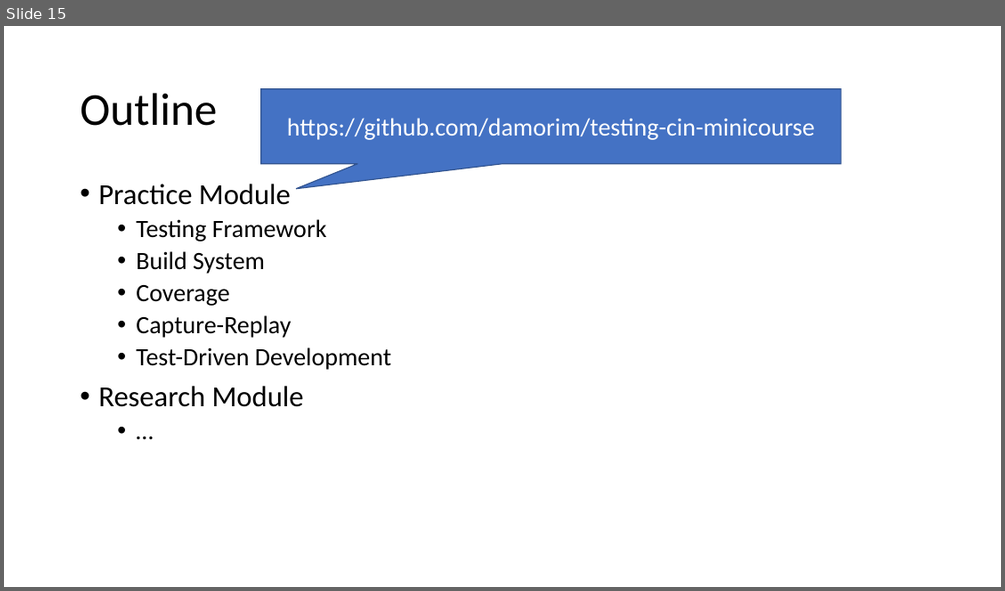
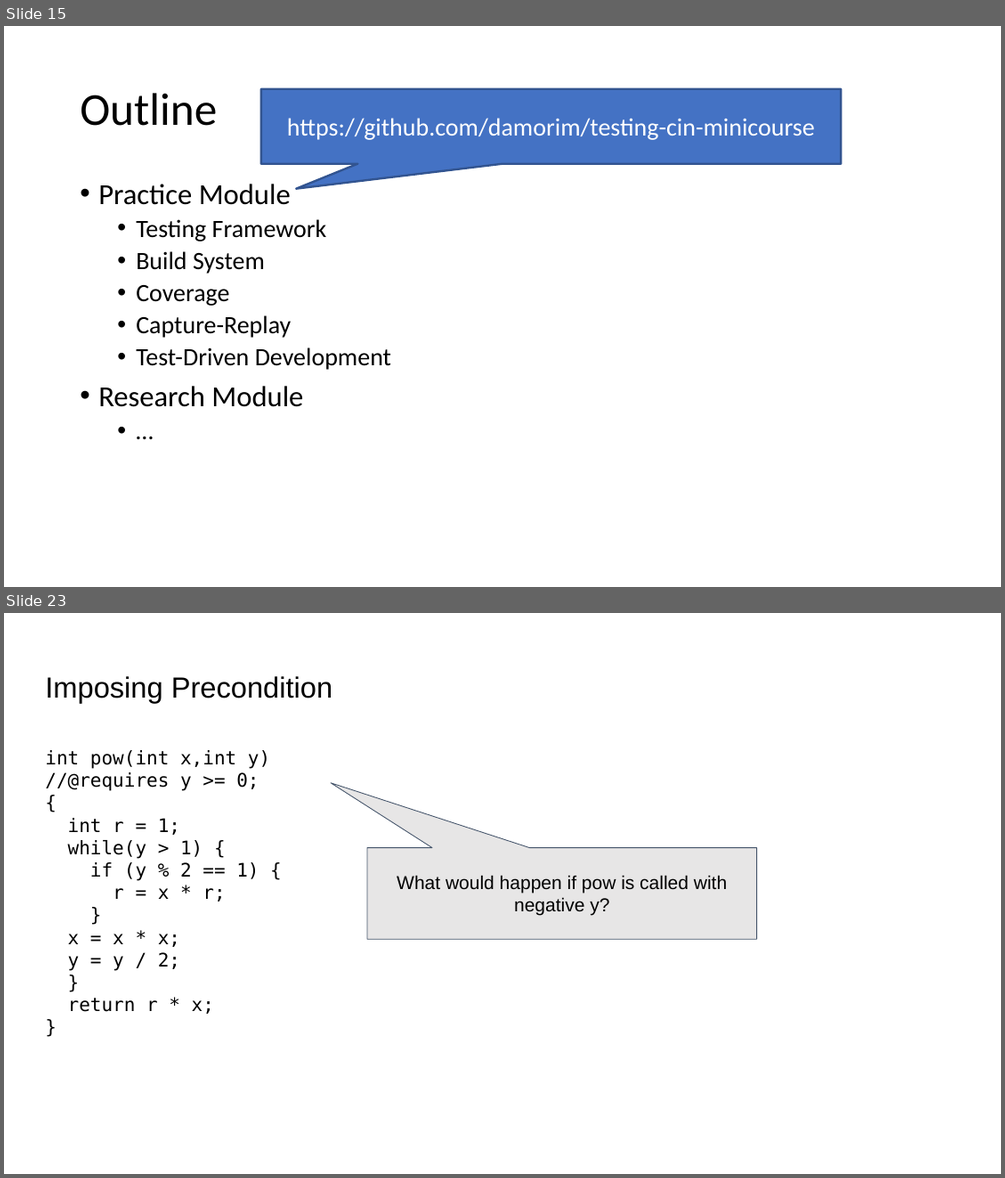
Before and after one commit to damorim/testing-cin-minicourse, a slide deck: testing-minicourse.pptx. Shown one above the other, each under a label of ours: slide 15 before the commit, slides 15 and 23 after it; the slides between them are not shown. The pictures are 1005x591 and 1005x1178 pixels, drawn with LibreOffice and Linux fonts; fonts in the diff are those of the drawing. Boxes give left, top, right and bottom in pixels: in the first picture for what was removed or moved away, otherwise in the second. Text is boxed around its words. In the diff, an @@ line names an element or a change of style, - is before the commit and + after.

```diff
--- a/testing-minicourse.pptx
+++ b/testing-minicourse.pptx
@@ slide 23 added at <box>4,613,1001,1174</box>, background #FFFFFF @@
@@ text added at <box>45,676,332,703</box>, 28 pt, text #000000 @@
+Imposing Precondition
@@ text added at <box>45,750,270,1013</box>, 18 pt, text #000000 @@
+int pow(int x,int y)
+//@requires y >= 0;
+{
+int r = 1;
+while(y > 1) {
+if (y % 2 == 1) {
+r = x * r;
+}
+x = x * x;
+y = y / 2;
+}
+return r * x;
+}
@@ speech box added at <box>367,848,757,939</box>, fill #E7E6E6, outline #44546A 0.74 pt, 18 pt, text #000000 @@
+What would happen if pow is called with negative y?
@@ slide 15 changed as well @@
@@ speech box "https://github.com/damorim/testing-cin-minicourse" at <box>261,89,841,164</box>: outline #325491 1 pt to #325491 2 pt @@
```
Also in this commit, not shown: 6 other slides changed, 23 other slides added.
